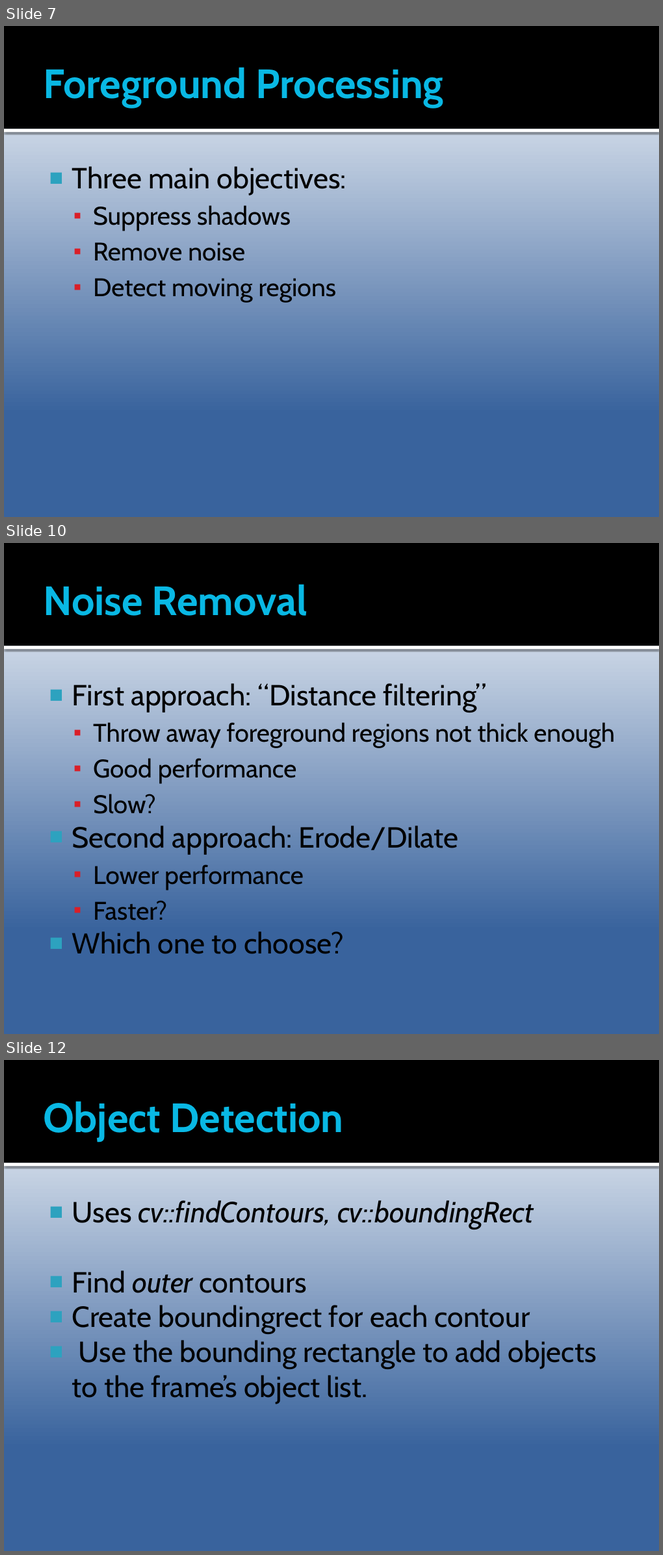
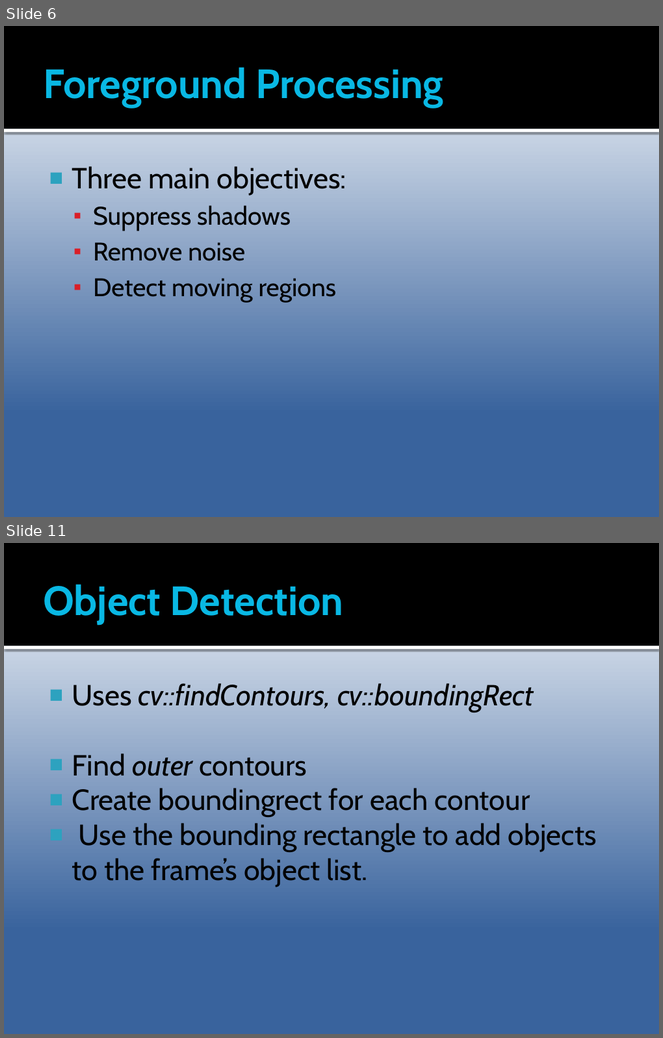
Before and after one commit to Epipolarna/Tracking, a slide deck: Documentation/TSBB15prez.pptx. Shown one above the other, each under a label of ours: slides 7, 10 and 12 before the commit, slides 6 and 11 after it; the slides between them are not shown. The pictures are 663x1555 and 663x1038 pixels, drawn with LibreOffice and Linux fonts; fonts in the diff are those of the drawing; background and template pictures are left out. Boxes give left, top, right and bottom in pixels: in the first picture for what was removed or moved away, otherwise in the second. Text is boxed around its words. In the diff, an @@ line names an element or a change of style, - is before the commit and + after.

```diff
--- a/Documentation/TSBB15prez.pptx
+++ b/Documentation/TSBB15prez.pptx
@@ slide 10 removed at (x1=4, y1=543, x2=659, y2=1034), background gradient #FFFFFF to #39639D; not listed: 2 template elements that a slide beside it also shows @@
@@ title removed at (x1=43, y1=584, x2=308, y2=616) @@
-Noise Removal
@@ text removed at (x1=72, y1=683, x2=615, y2=954) @@
-■ First approach: “Distance filtering”
-  ▪ Throw away foreground regions not thick enough
-  ▪ Good performance
-  ▪ Slow?
-■ Second approach: Erode/Dilate
-  ▪ Lower performance
-  ▪ Faster?
-■ Which one to choose?
@@ what was slide 7 is now slide 6 @@
@@ what was slide 12 is now slide 11 @@
```
Also in this commit, not shown: 7 slides changed, 3 slides added, 5 other slides removed.
